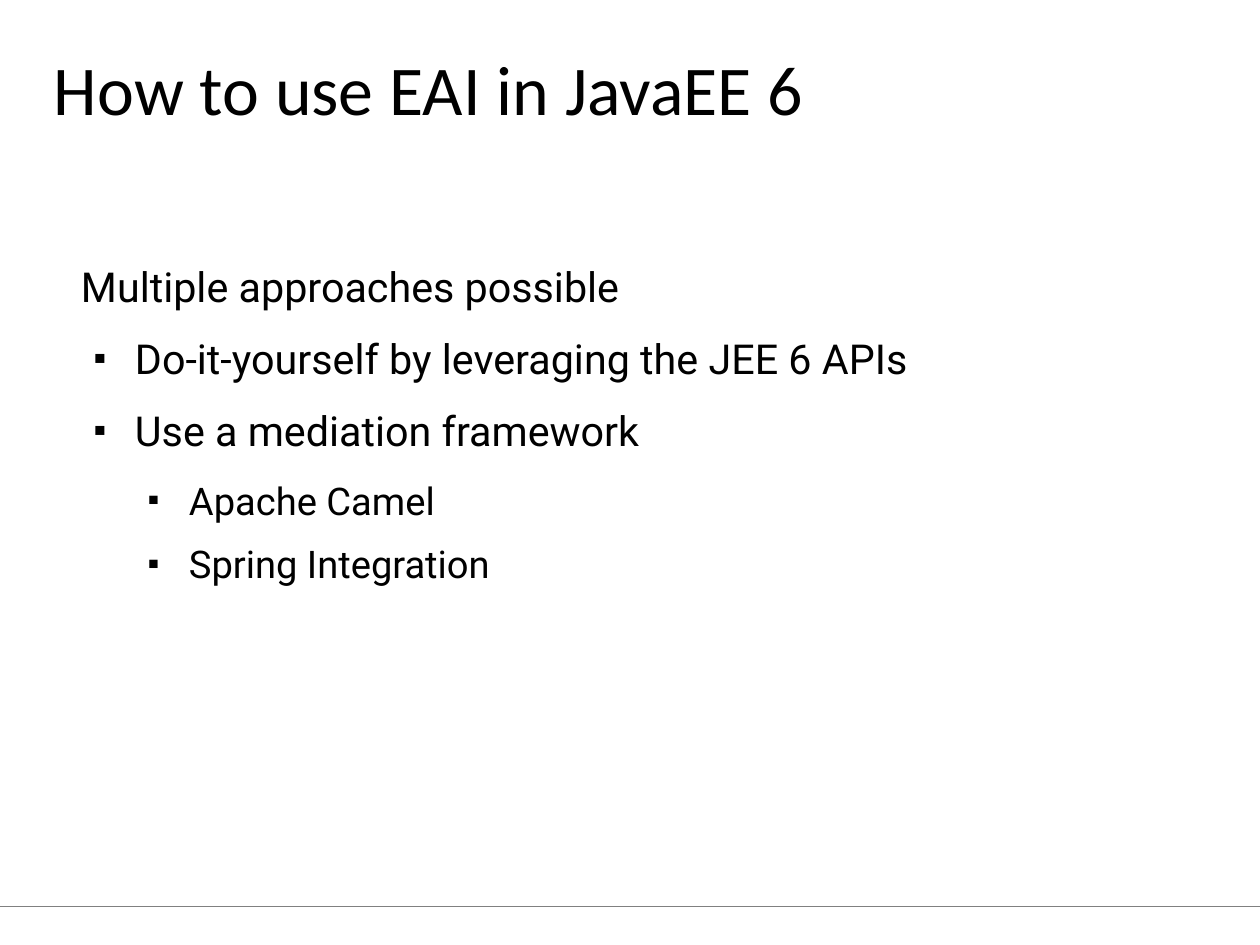
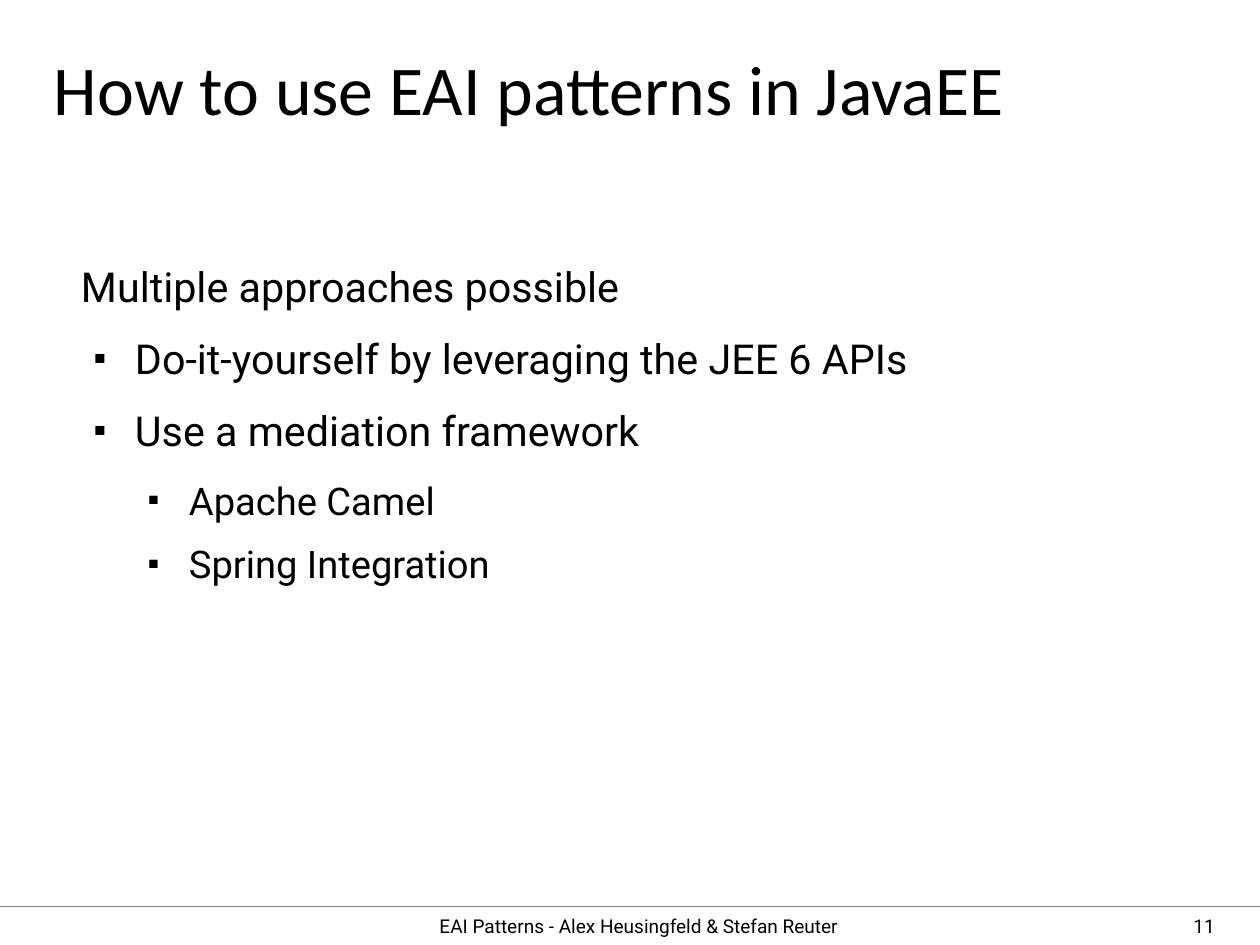
Before and after one commit to aheusingfeld/javaone2012, a slide deck: slide 11 of slides/eai-slides.odp (slide 10 before the commit). Drawn at 1260x945 pixels with LibreOffice and Linux fonts; fonts in the diff are those of the drawing. Boxes give left, top, right and bottom in pixels: in the first picture for what was removed or moved away, otherwise in the second. Text is boxed around its words. In the diff, an @@ line names an element or a change of style, - is before the commit and + after.

```diff
--- a/slides/eai-slides.odp
+++ b/slides/eai-slides.odp
@@ title at (54,67,1004,127): text changed @@
-How to use EAI in JavaEE 6
+How to use EAI patterns in JavaEE
@@ text added at (439,918,838,937), 12 pt, text #000000 @@
+EAI Patterns - Alex Heusingfeld & Stefan Reuter
@@ page number added at (1193,919,1214,933), 12 pt, text #000000 @@
+11
```
Also in this commit, not shown: 13 other slides changed, 10 slides added, 8 slides removed, 7 other files.
